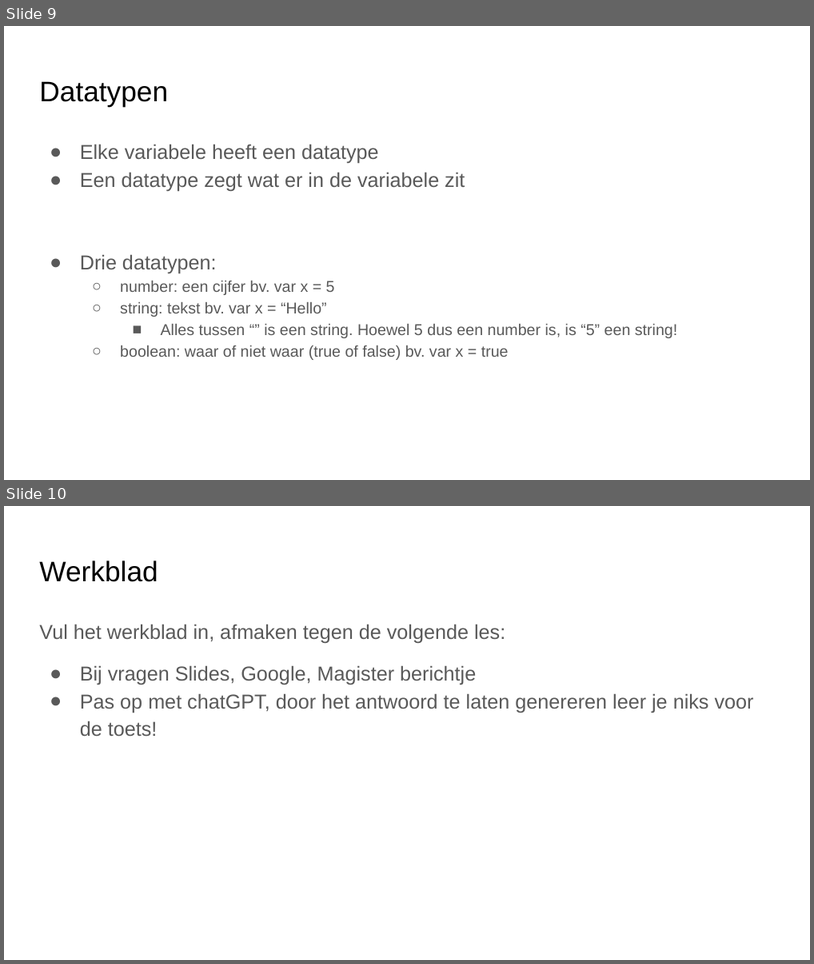
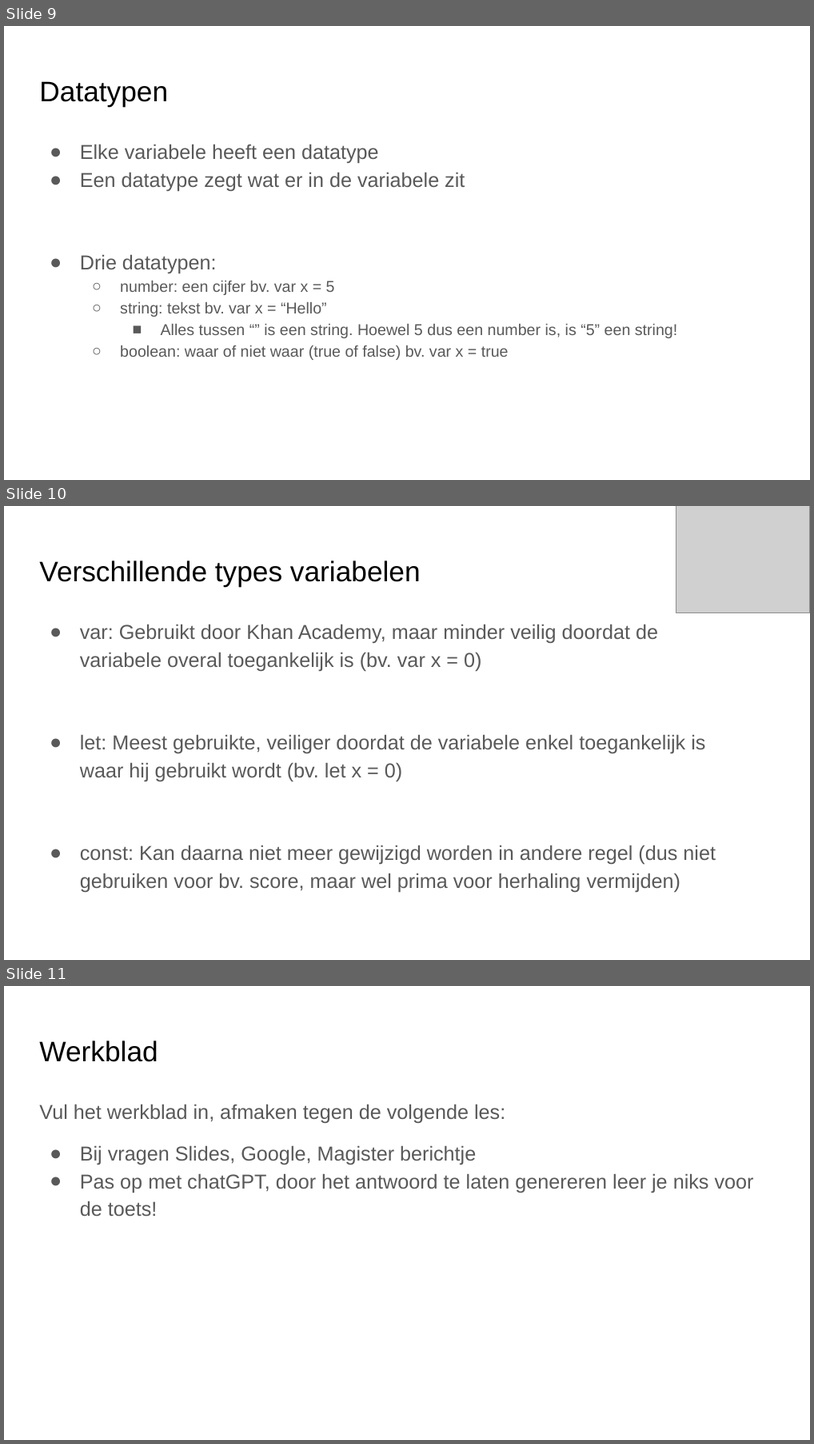
Before and after one commit to emmauscollege/emmauscollege.github.io, a slide deck: methode/static/theorie/programmeren/2-Variabelen.pptx. Shown one above the other, each under a label of ours: slides 9 and 10 before the commit, slides 9, 10 and 11 after it. The pictures are 814x964 and 814x1444 pixels, drawn with LibreOffice and Linux fonts; fonts in the diff are those of the drawing; grey boxes stand for pictures. Boxes give left, top, right and bottom in pixels: in the first picture for what was removed or moved away, otherwise in the second. Text is boxed around its words. In the diff, an @@ line names an element or a change of style, - is before the commit and + after.

```diff
--- a/methode/static/theorie/programmeren/2-Variabelen.pptx
+++ b/methode/static/theorie/programmeren/2-Variabelen.pptx
@@ slide 10 added at bbox=[4, 506, 810, 960], background #FFFFFF @@
@@ picture added at bbox=[677, 506, 810, 613] @@
@@ title added at bbox=[39, 560, 421, 586], 25.2 pt, text #000000 @@
+Verschillende types variabelen
@@ text added at bbox=[80, 624, 716, 892], 18 pt, text #595959 @@
+● var: Gebruikt door Khan Academy, maar minder veilig doordat de variabele overal toegankelijk is (bv. var x = 0)
+● let: Meest gebruikte, veiliger doordat de variabele enkel toegankelijk is waar hij gebruikt wordt (bv. let x = 0)
+● const: Kan daarna niet meer gewijzigd worden in andere regel (dus niet gebruiken voor bv. score, maar wel prima voor herhaling vermijden)
@@ what was slide 10 is now slide 11 @@
```
Also in this commit, not shown: 4 other files.
